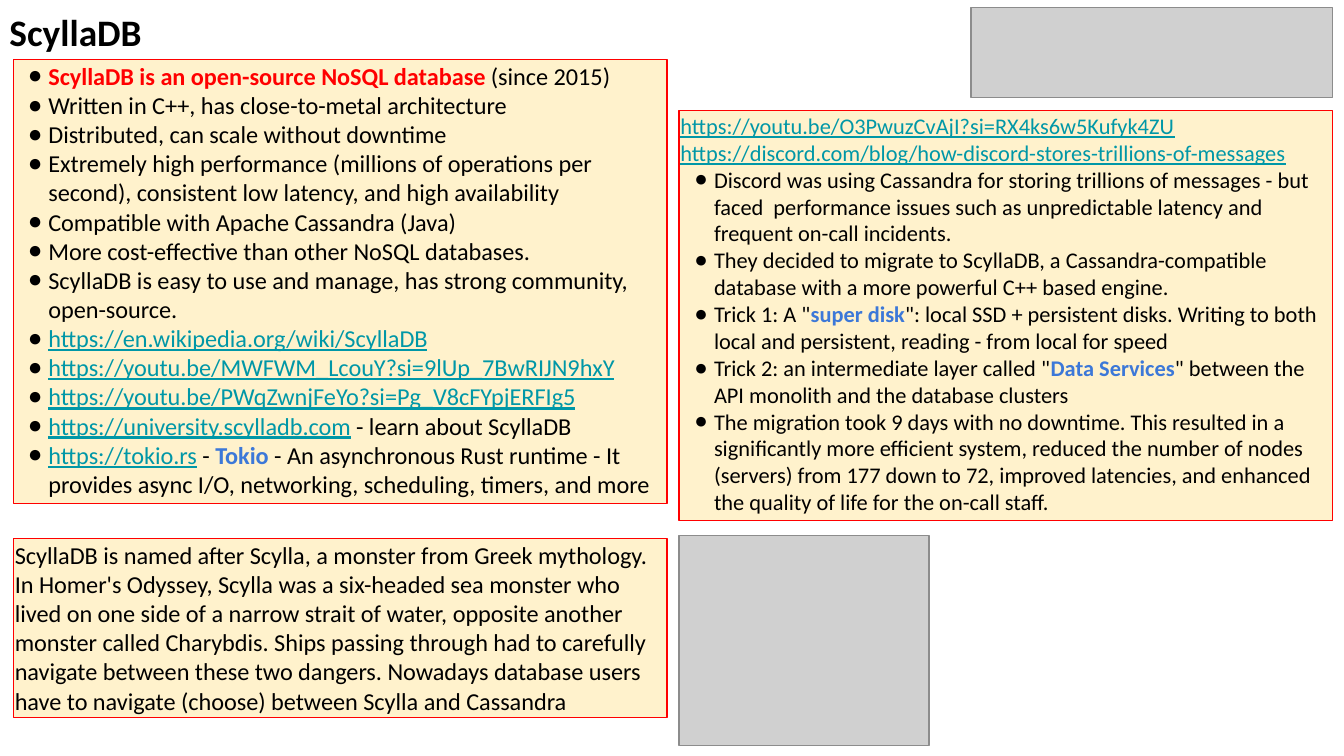
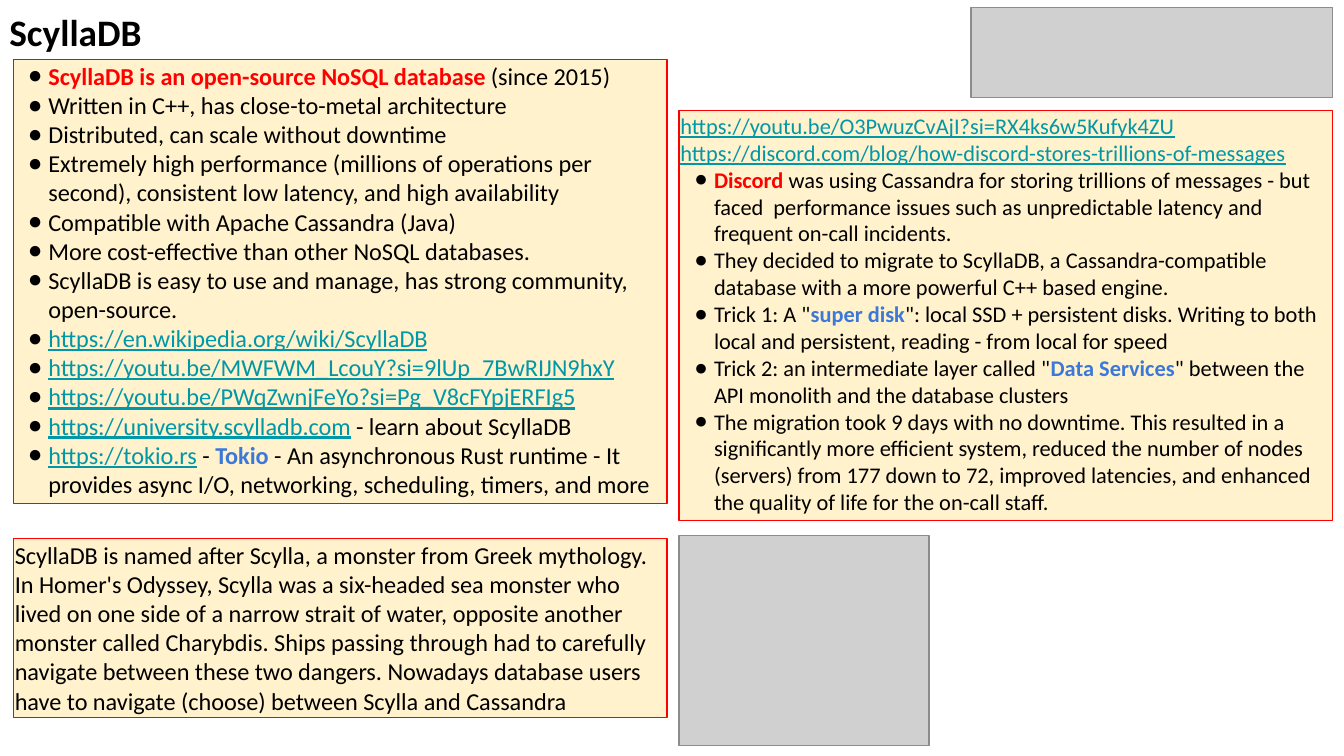
Before and after one commit to lselector/seminar, a slide deck: slide 16 of 2024/2024-12-06-AI-Updates.pptx. Drawn at 1344x756 pixels with LibreOffice and Linux fonts; fonts in the diff are those of the drawing; grey boxes stand for pictures. Boxes give left, top, right and bottom in pixels: in the first picture for what was removed or moved away, otherwise in the second. Text is boxed around its words. In the diff, an @@ line names an element or a change of style, - is before the commit and + after.

Commit message:
update

```diff
--- a/2024/2024-12-06-AI-Updates.pptx
+++ b/2024/2024-12-06-AI-Updates.pptx
@@ text in rectangle at (x1=714, y1=172, x2=1310, y2=245): text colour #000000 to #FF0000, bold on in "Discord" @@
```
Also in this commit, not shown: 1 other slide changed.
